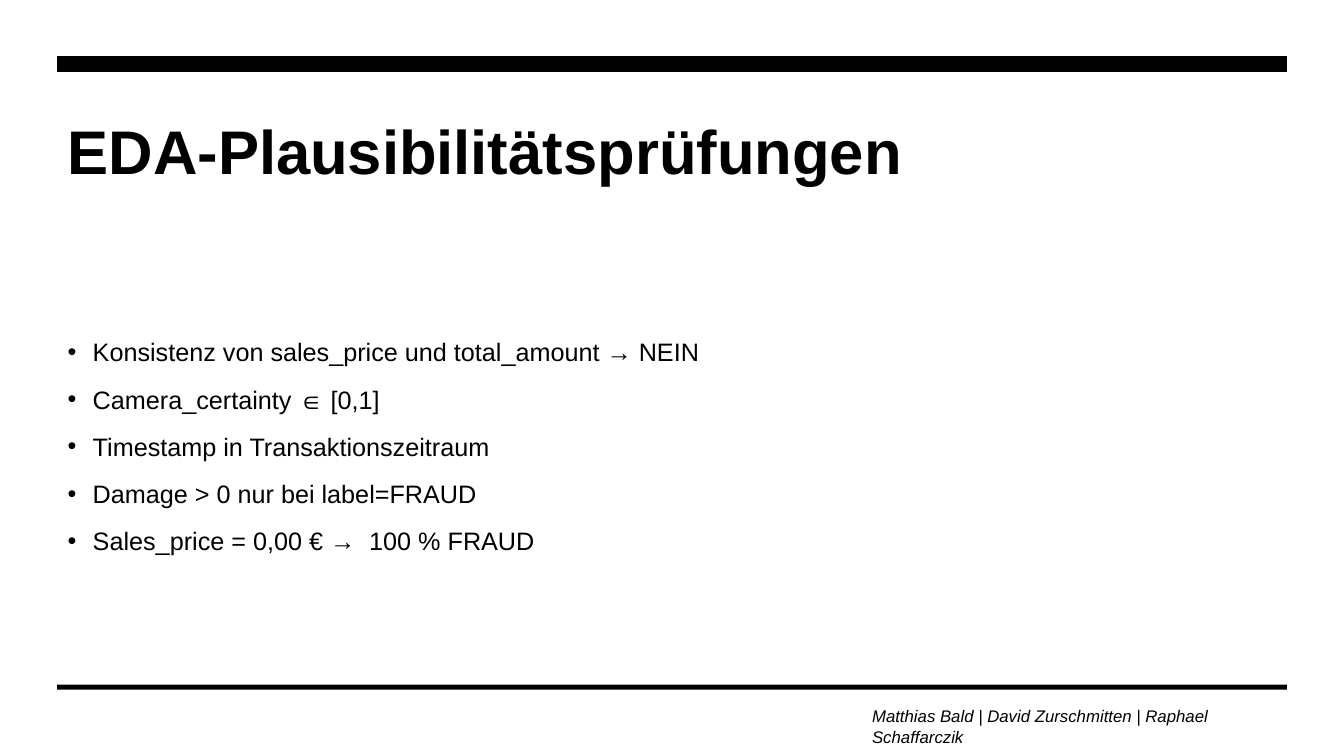
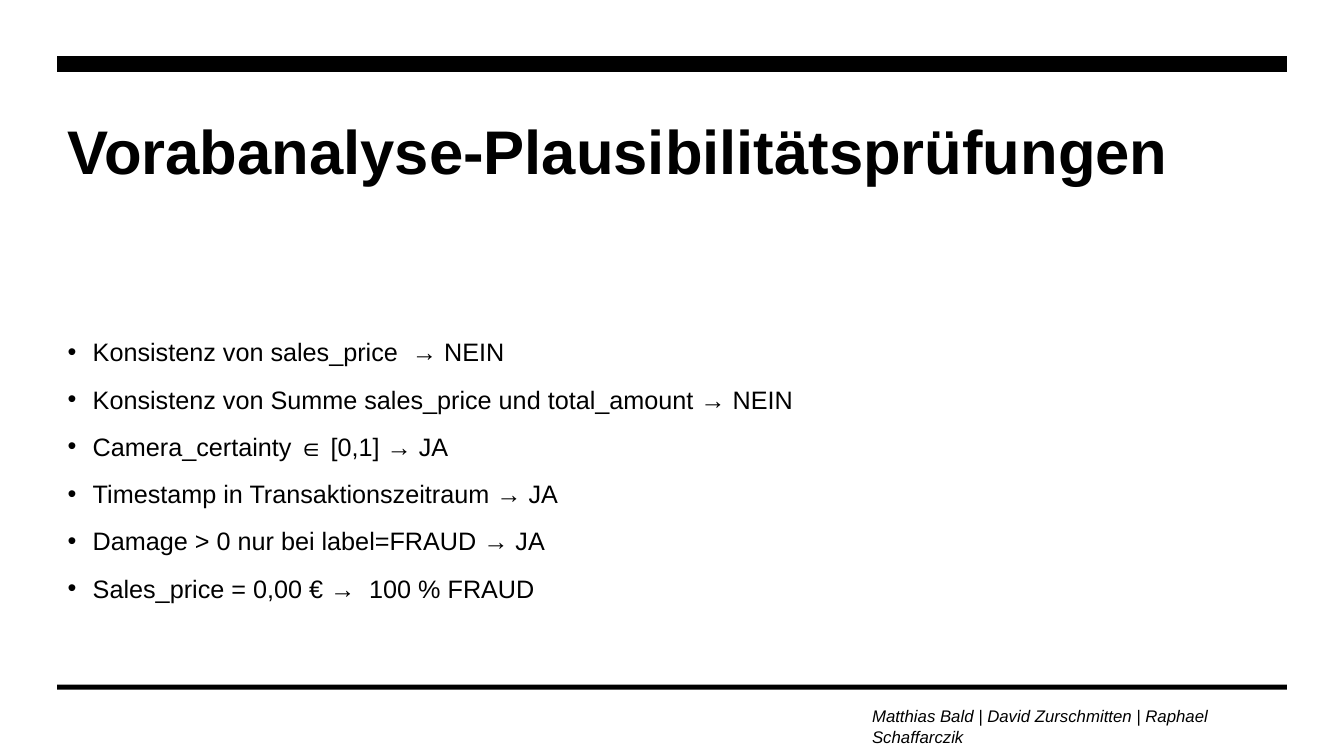
Before and after one commit to zurdavid/projektpraktikum-datascience, a slide deck: slide 13 of präsentationen/Meilenstein2_Praesentation.pptx (slide 15 before the commit). Drawn at 1344x756 pixels with LibreOffice and Linux fonts; fonts in the diff are those of the drawing; background and template pictures are left out. Boxes give left, top, right and bottom in pixels: in the first picture for what was removed or moved away, otherwise in the second. Text is boxed around its words. In the diff, an @@ line names an element or a change of style, - is before the commit and + after.

```diff
--- a/präsentationen/Meilenstein2_Praesentation.pptx
+++ b/präsentationen/Meilenstein2_Praesentation.pptx
@@ title at (x1=68, y1=129, x2=1168, y2=186): text changed @@
-EDA-Plausibilitätsprüfungen
+Vorabanalyse-Plausibilitätsprüfungen
@@ text at (x1=93, y1=342, x2=793, y2=556): text changed @@
-• Konsistenz von sales_price und total_amount → NEIN
-• Camera_certainty ∈ [0,1]
-• Timestamp in Transaktionszeitraum
-• Damage > 0 nur bei label=FRAUD
+• Konsistenz von sales_price → NEIN
+• Konsistenz von Summe sales_price und total_amount → NEIN
+• Camera_certainty ∈ [0,1] → JA
+• Timestamp in Transaktionszeitraum → JA
+• Damage > 0 nur bei label=FRAUD → JA
```
Also in this commit, not shown: 10 other slides changed, 8 slides added, 8 slides removed, 1 other file.
